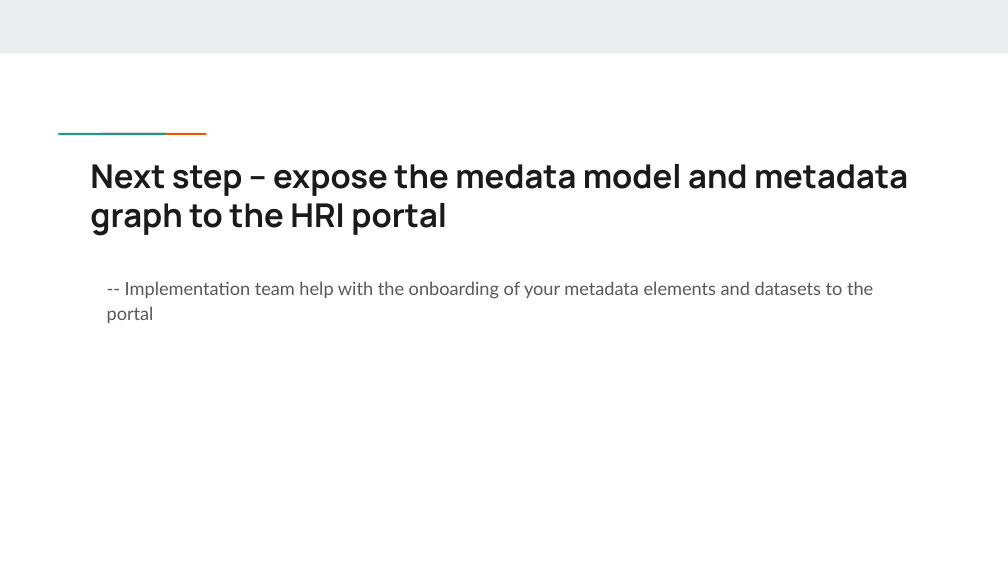
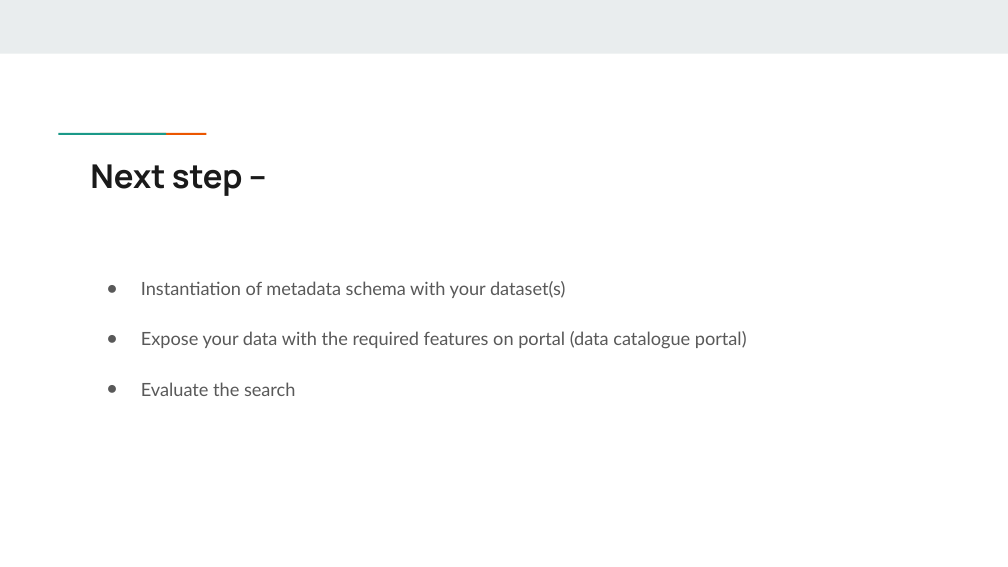
Before and after one commit to Health-RI/health-ri-metadata, a slide deck: slide 25 of Presentations/[DRAFT]HRI_Metadata_Schema_ImagingGroup_KickOff.pptx. Drawn at 1008x567 pixels with LibreOffice and Linux fonts; fonts in the diff are those of the drawing. Boxes give left, top, right and bottom in pixels: in the first picture for what was removed or moved away, otherwise in the second. Text is boxed around its words. In the diff, an @@ line names an element or a change of style, - is before the commit and + after.

```diff
--- a/Presentations/[DRAFT]HRI_Metadata_Schema_ImagingGroup_KickOff.pptx
+++ b/Presentations/[DRAFT]HRI_Metadata_Schema_ImagingGroup_KickOff.pptx
@@ title at [90, 164, 242, 196]: text changed @@
-Next step -- expose the medata model and metadata graph to the HRI portal
+Next step –
@@ text at [141, 281, 747, 396]: text changed @@
--- Implementation team help with the onboarding of your metadata elements and datasets to the portal
+● Instantiation of metadata schema with your dataset(s)
+● Expose your data with the required features on portal (data catalogue portal)
+● Evaluate the search
```
Also in this commit, not shown: 8 other slides changed, 1 slide removed, 2 other files.
